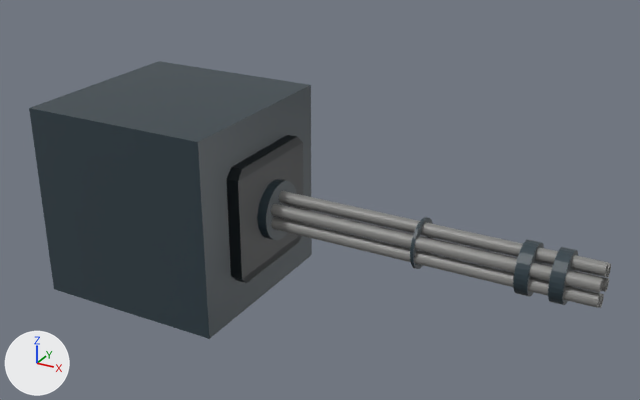
An edit to the FBX model Assets/Model/MOD_Machinegun.fbx, drawn before and after from the same camera.
The view is the same before and after, from a 50 mm lens placed at (2.71, -3.43, 1.82), pointed at (0.81, 0.03, 0.09). The lights are fixed; the arrows at lower left show +X, +Y and +Z. Where no turn or scale is listed for an object, it has been applied to the vertices.

In view in the first picture: 'Barrel_Bottomleft', 'Barrel_Top', 'Barrel_Topleft', 'Body', 'Guard', 'Pads_Front', 'Ring_Back'.
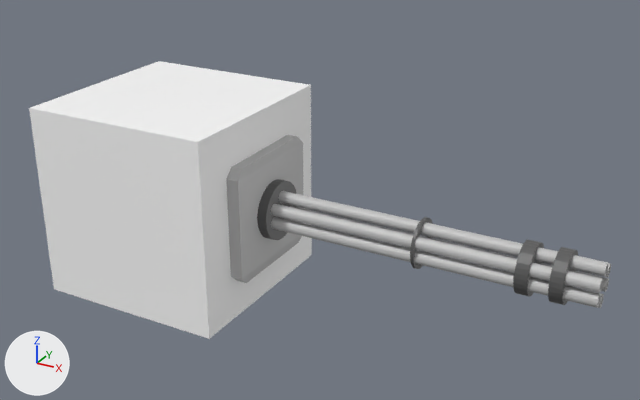
Pixel boxes (x1, y1, x2, y2) of what changed, in the pictures (640 x 400 px):
'Body', recoloured
    both: (29, 61, 312, 339)
'Guard', recoloured
    both: (226, 135, 304, 283)
'Barrel_Topleft', recoloured
    both: (271, 204, 603, 293)
'Barrel_Bottomleft', recoloured
    both: (271, 217, 601, 308)
'Barrel_Top', recoloured
    both: (279, 191, 609, 276)

The edits, one by one:
Material 'MainColor' (mat_maincolor) is new.
Its base color is (1.0, 1.0, 1.0) (white #ffffff).
Its roughness is 0.4.
Material 'SecondayColor' (mat_secondaycolor) is new.
Its base color is (0.527, 0.527, 0.527) (light grey #c0c0c0).
Its roughness is 0.4.
me_cylinder_005 has 128 vertices, 98 faces and spans x -0.18..1.39, y -0.03..0.03, z -0.03..0.03.
me_cylinder_005 no longer uses material mat_gray (grey #848482).
me_cylinder_005 now uses material mat_secondaycolor (light grey #c0c0c0).
me_cube_002 has 16 vertices, 14 faces and spans x -0.04..0.04, y -0.3..0.3, z -0.3..0.3.
me_cube_002 no longer uses material mat_ultradarkblue (black #151c20).
me_cube_002 now uses material mat_secondaycolor (light grey #c0c0c0).
me_cylinder_001 has 128 vertices, 98 faces and spans x -0.18..1.39, y -0.03..0.03, z -0.03..0.03.
me_cylinder_001 no longer uses material mat_gray (grey #848482).
me_cylinder_001 now uses material mat_secondaycolor (light grey #c0c0c0).
me_cylinder_002 has 128 vertices, 98 faces and spans x -0.18..1.39, y -0.03..0.03, z -0.03..0.03.
me_cylinder_002 no longer uses material mat_gray (grey #848482).
me_cylinder_002 now uses material mat_secondaycolor (light grey #c0c0c0).
me_cube has 8 vertices, 6 faces and spans x -0.5..0.5, y -0.5..0.5, z -0.5..0.5.
me_cube no longer uses material mat_darkblue (dark blue #2f3e46).
me_cube now uses material mat_maincolor (white #ffffff).
